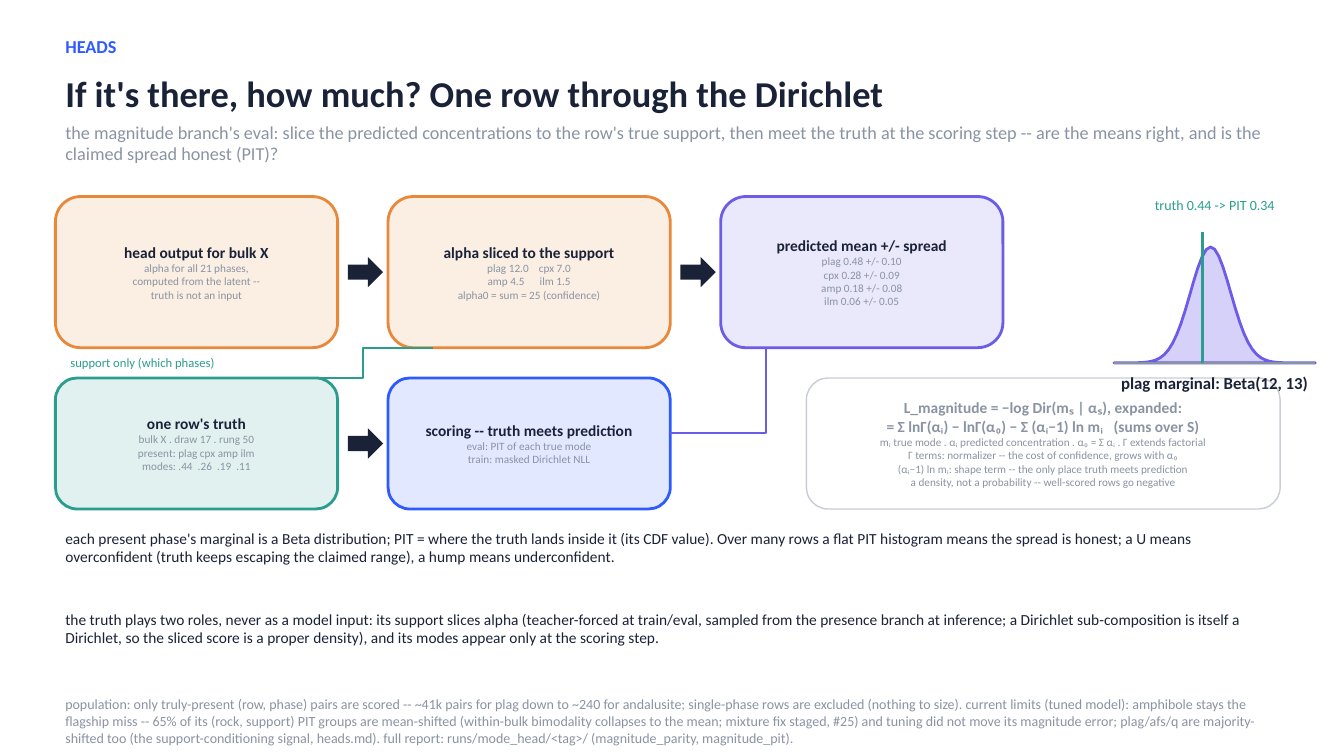
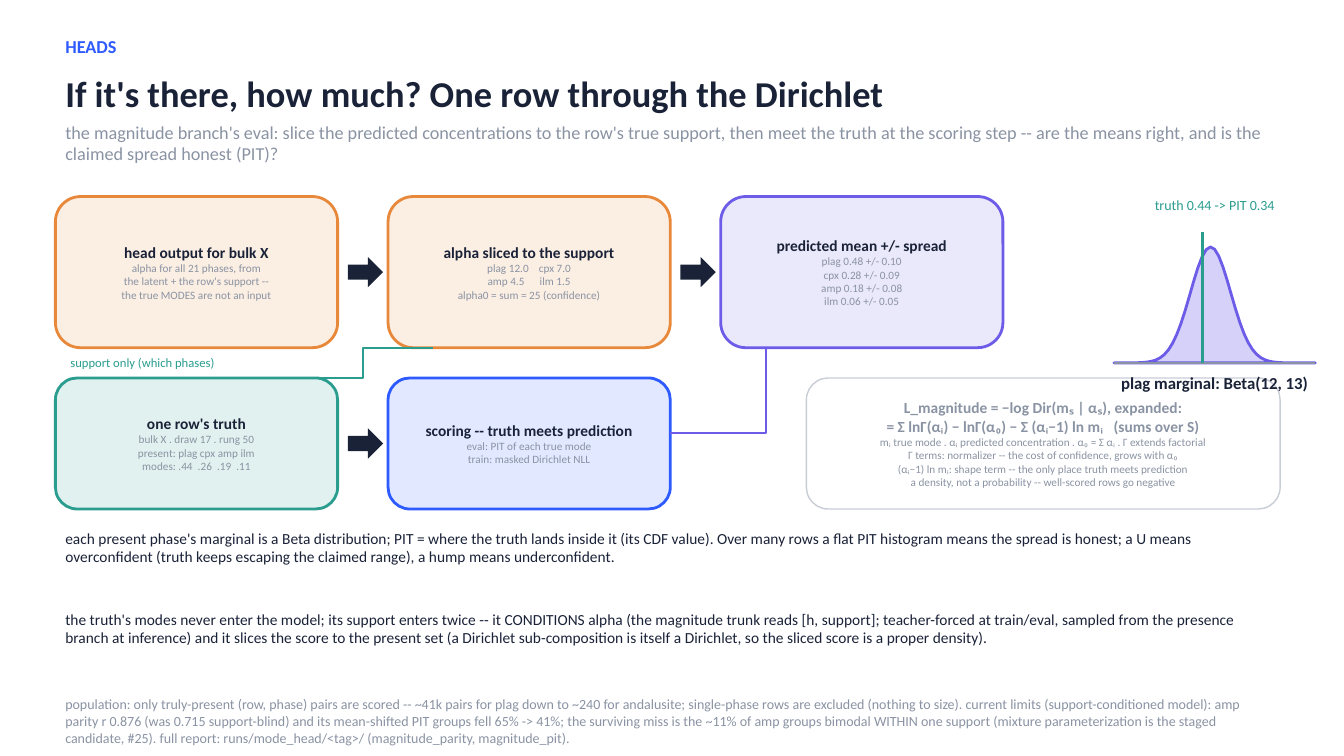
Before and after one commit to matthew-j-liu/phasecast, a slide deck: slide 15 of slides/overview.pptx. Drawn at 1344x756 pixels with LibreOffice and Linux fonts; fonts in the diff are those of the drawing. Boxes give left, top, right and bottom in pixels: in the first picture for what was removed or moved away, otherwise in the second. Text is boxed around its words. In the diff, an @@ line names an element or a change of style, - is before the commit and + after.

Commit message:
ModeHead magnitude branch conditioned on the assemblage support (#25)

```diff
--- a/slides/overview.pptx
+++ b/slides/overview.pptx
@@ text in rounded rectangle at [121, 264, 271, 301]: text changed @@
-alpha for all 21 phases,
-computed from the latent --
-truth is not an input
+alpha for all 21 phases, from
+the latent + the row's support --
+the true MODES are not an input
@@ text at [65, 614, 1234, 646]: text changed @@
-the truth plays two roles, never as a model input: its support slices alpha (teacher-forced at train/eval, sampled from the presence branch at inference; a Dirichlet sub-composition is itself a Dirichlet, so the sliced score is a proper density), and its modes appear only at the scoring step.
+the truth's modes never enter the model; its support enters twice -- it CONDITIONS alpha (the magnitude trunk reads [h, support]; teacher-forced at train/eval, sampled from the presence branch at inference) and it slices the score to the present set (a Dirichlet sub-composition is itself a Dirichlet, so the sliced score is a proper density).
@@ text at [65, 699, 1240, 746]: text changed @@
-population: only truly-present (row, phase) pairs are scored -- ~41k pairs for plag down to ~240 for andalusite; single-phase rows are excluded (nothing to size). current limits (tuned model): amphibole stays the flagship miss -- 65% of its (rock, support) PIT groups are mean-shifted (within-bulk bimodality collapses to the mean; mixture fix staged, #25) and tuning did not move its magnitude error; plag/afs/q are majority-shifted too (the support-conditioning signal, heads.md). full report: runs/mode_head/<tag>/ (magnitude_parity, magnitude_pit).
+population: only truly-present (row, phase) pairs are scored -- ~41k pairs for plag down to ~240 for andalusite; single-phase rows are excluded (nothing to size). current limits (support-conditioned model): amp parity r 0.876 (was 0.715 support-blind) and its mean-shifted PIT groups fell 65% -> 41%; the surviving miss is the ~11% of amp groups bimodal WITHIN one support (mixture parameterization is the staged candidate, #25). full report: runs/mode_head/<tag>/ (magnitude_parity, magnitude_pit).
```
Also in this commit, not shown: 1 other slide changed, 23 other files.
